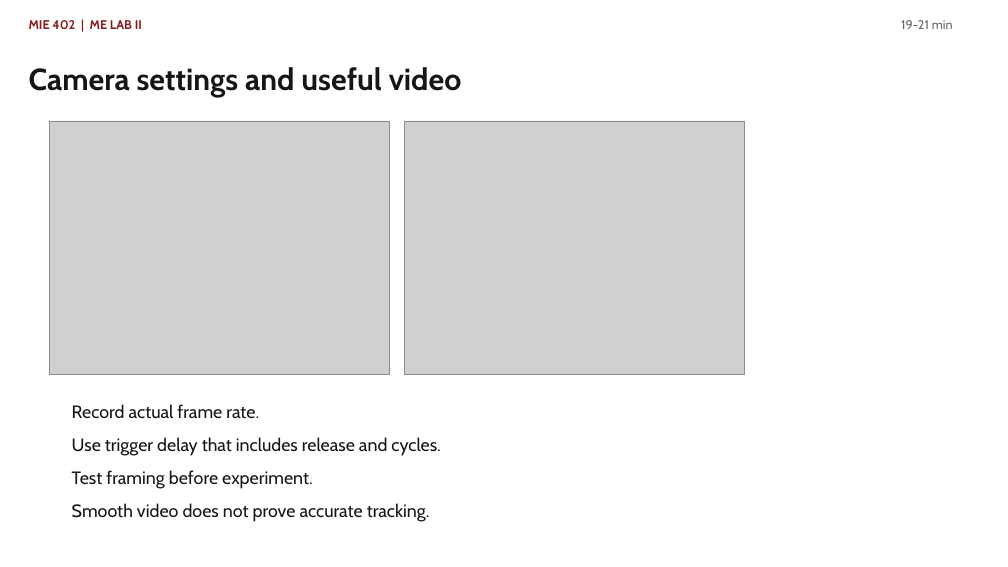
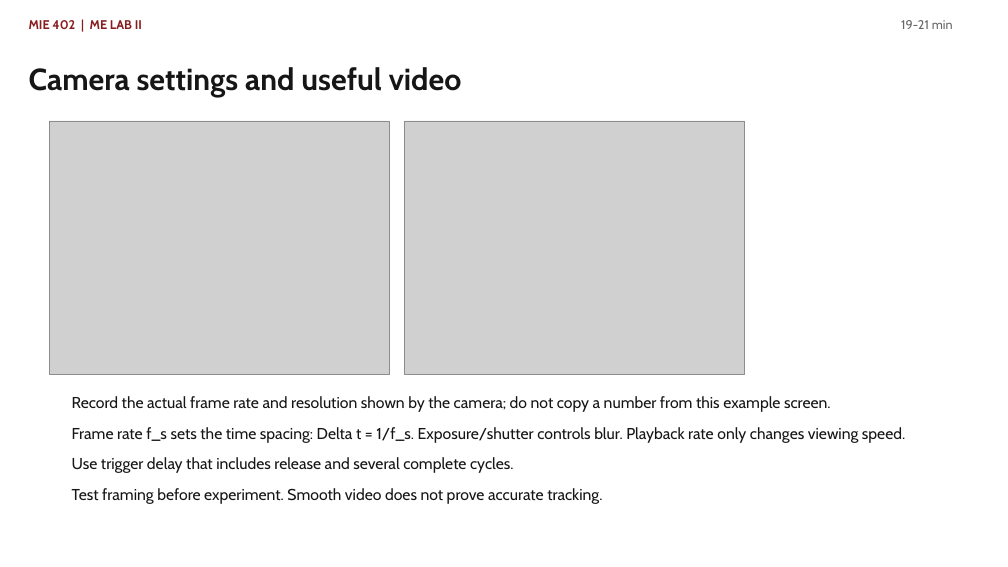
Before and after one commit to Ehsan-Roohi/MIE402-Lab, a slide deck: slide 10 of site/docs/MIE402_Lecture03_Single_Pendulum_PreLab2_Fall2026.pptx. Drawn at 1008x567 pixels with LibreOffice and Linux fonts; fonts in the diff are those of the drawing; grey boxes stand for pictures. Boxes give left, top, right and bottom in pixels: in the first picture for what was removed or moved away, otherwise in the second. Text is boxed around its words. In the diff, an @@ line names an element or a change of style, - is before the commit and + after.

Commit message:
Clarify Lab 2 camera measurement

```diff
--- a/site/docs/MIE402_Lecture03_Single_Pendulum_PreLab2_Fall2026.pptx
+++ b/site/docs/MIE402_Lecture03_Single_Pendulum_PreLab2_Fall2026.pptx
@@ text at <box>72,396,905,504</box>: text changed; size 17 to 15 pt @@
-Record actual frame rate.
-Use trigger delay that includes release and cycles.
-Test framing before experiment.
-Smooth video does not prove accurate tracking.
+Record the actual frame rate and resolution shown by the camera; do not copy a number from this example screen.
+Frame rate f_s sets the time spacing: Delta t = 1/f_s. Exposure/shutter controls blur. Playback rate only changes viewing speed.
+Use trigger delay that includes release and several complete cycles.
+Test framing before experiment. Smooth video does not prove accurate tracking.
```
Also in this commit, not shown: 11 other slides changed, 2 other files.
